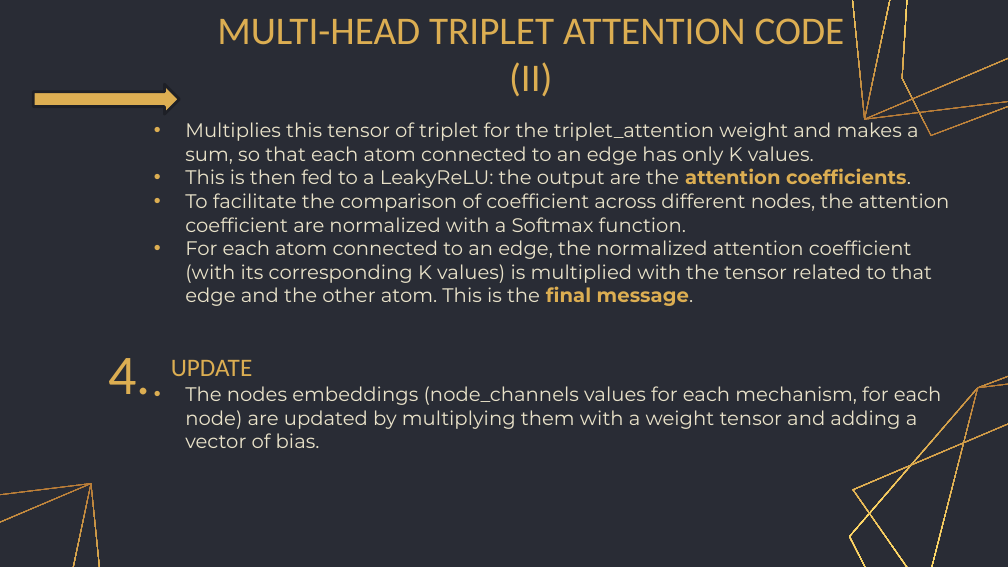
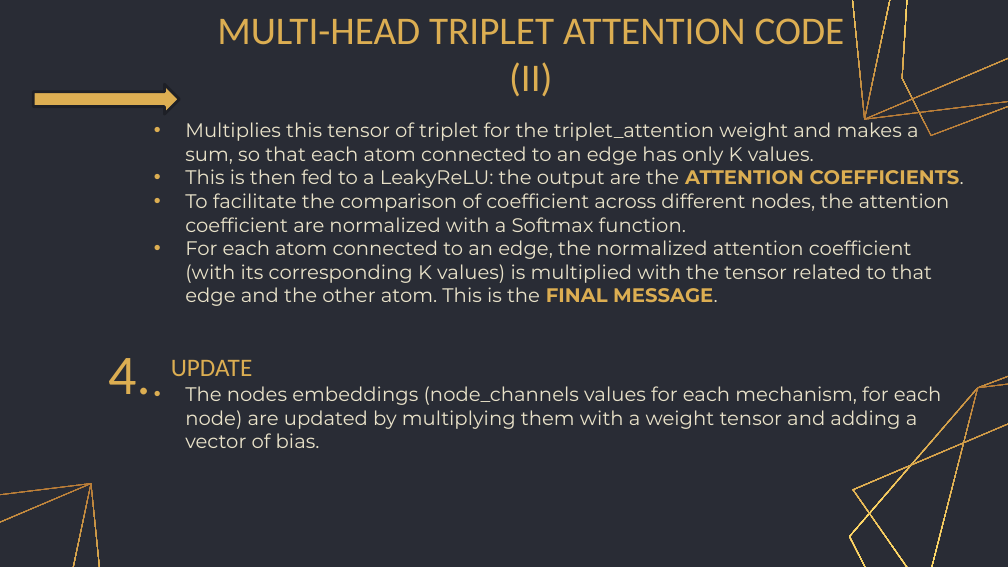
Before and after one commit to gretagrassmann/Machine-Learning-Exam, a slide deck: slide 15 of ML_presentation.pptx. Drawn at 1008x567 pixels with LibreOffice and Linux fonts; fonts in the diff are those of the drawing. Boxes give left, top, right and bottom in pixels: in the first picture for what was removed or moved away, otherwise in the second. Text is boxed around its words. In the diff, an @@ line names an element or a change of style, - is before the commit and + after.

```diff
--- a/ML_presentation.pptx
+++ b/ML_presentation.pptx
@@ subtitle at bbox=[185, 169, 964, 188]: text changed @@
-• This is then fed to a LeakyReLU: the output are the attention coefficients.
+• This is then fed to a LeakyReLU: the output are the ATTENTION COEFFICIENTS.
@@ subtitle at bbox=[185, 240, 932, 306]: text changed @@
-• For each atom connected to an edge, the normalized attention coefficient (with its corresponding K values) is multiplied with the tensor related to that edge and the other atom. This is the final message.
+• For each atom connected to an edge, the normalized attention coefficient (with its corresponding K values) is multiplied with the tensor related to that edge and the other atom. This is the FINAL MESSAGE.
```
Also in this commit, not shown: 5 other slides changed.
